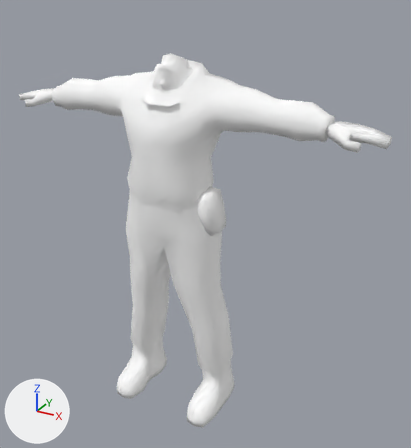
Two versions of the Blender file trunk/data/blender/hero/hero.blend, one commit apart.
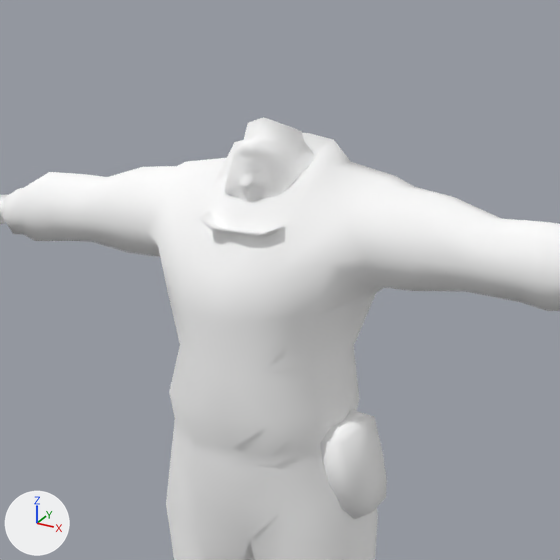
Each version is shown whole from a 50 mm lens placed at (3.14, -5.06, 4.83), pointed at (0.31, 0.1, 2.25), then close up on the part from 12% to 74% of the width and 0% to 57% of the height. Lighting does not change. The marker at lower left points along +X, +Y and +Z.

Script lines for the objects in view, before the commit:
```python
me_cube = bpy.data.meshes.new('Cube')
me_cube.from_pydata(...)  # 197 vertices, 307 faces; spans x -0.237..0.22, y -0.333..0.365, z -0.345..0.327
me_cube.polygons.foreach_set('use_smooth', [True] * 307)
me_cube.materials.append(mat_material_001)  # white #ffffff
me_cube_021 = bpy.data.meshes.new('Cube.021')
me_cube_021.from_pydata(...)  # 470 vertices, 468 faces; spans x -2.04..2.04, y -0.96..0.96, z -2.28..1.82
me_cube_021.polygons.foreach_set('use_smooth', [True] * 468)
# faces by material slot: [50, 368, 50]
me_cube_021.materials.append(mat_material_001)  # white #ffffff
me_cube_021.materials.append(mat_material_004)  # white #ffffff
me_cube_021.materials.append(mat_bodygray)  # white #ffffff
ob_cube_001 = bpy.data.objects.new('Cube.001', me_cube)
ob_cube_001.location = (-0.009, -0.088, 3.77)
ob_cube_001.rotation_euler = (0.0138, -3.08, 0.172)  # degrees (0.8, -176, 10)
ob_cube_019 = bpy.data.objects.new('Cube.019', me_cube_021)
ob_cube_019.location = (0.185, 0.037, 2.193)
ob_cube_019.rotation_euler = (-0.0549, -0.127, 0.409)  # degrees (-3.1, -7.3, 23)
```
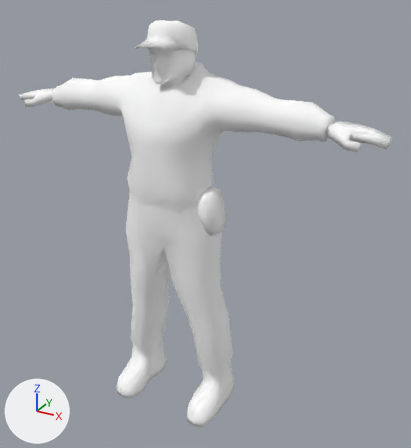
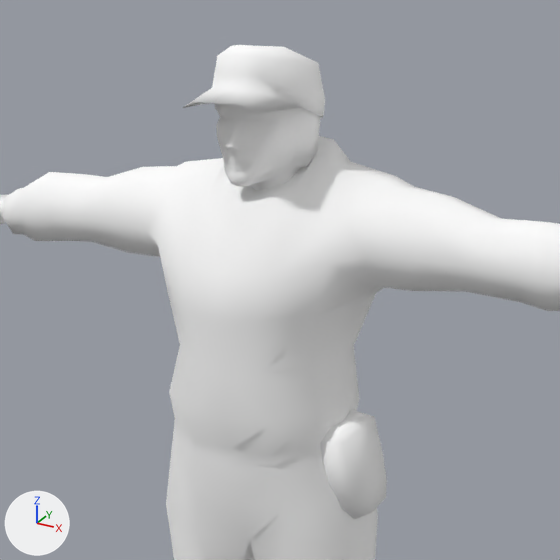
Scene script edits in JSON lines:
```json
{"op": "set", "path": "ob_cube_001.rotation_euler", "old": "(0.0138, -3.08, 0.172)", "new": "(0.0, 0.0, 0.0)", "note": "degrees (0.8, -176, 10) -> degrees (0, 0, 0)"}
{"op": "set", "path": "ob_cube_001.location", "old": "(-0.009, -0.088, 3.77)", "new": "(0.01, -0.12, 4.089)"}
```

Boxes (x1, y1, x2, y2) around the edits, measured in the close-ups (560 x 560 px):
```json
{"object": "Cube.001", "change": "moved, turned", "before": [197, 117, 315, 237], "after": [183, 45, 325, 191]}
```
